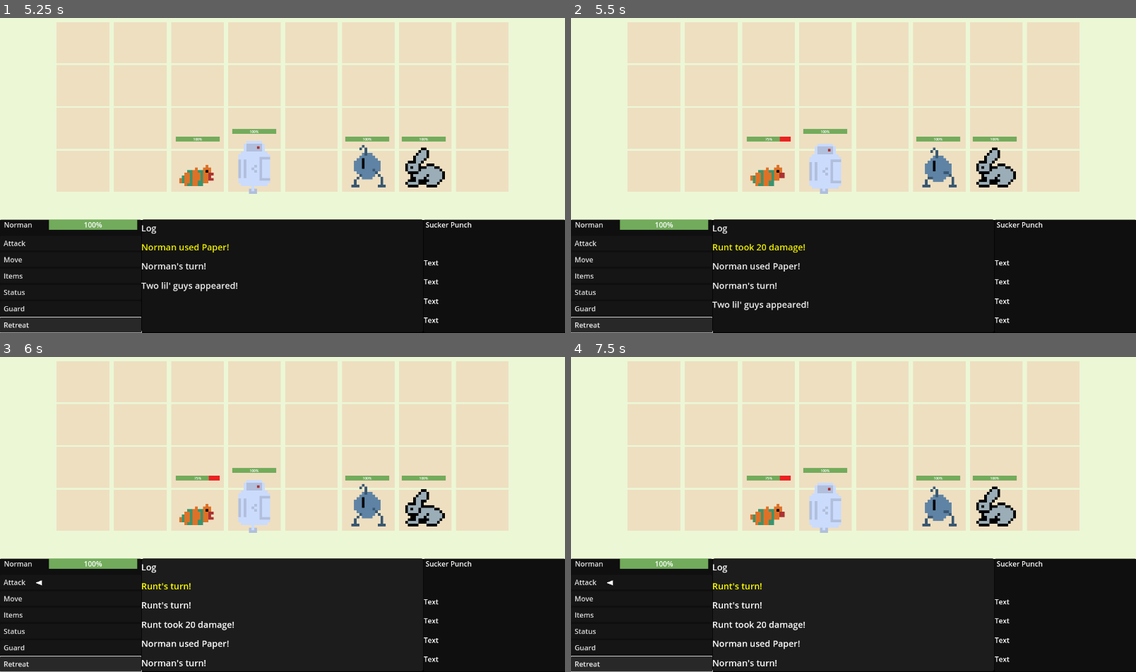
Above: before the commit, frames 1-4 (two rows, left to right).
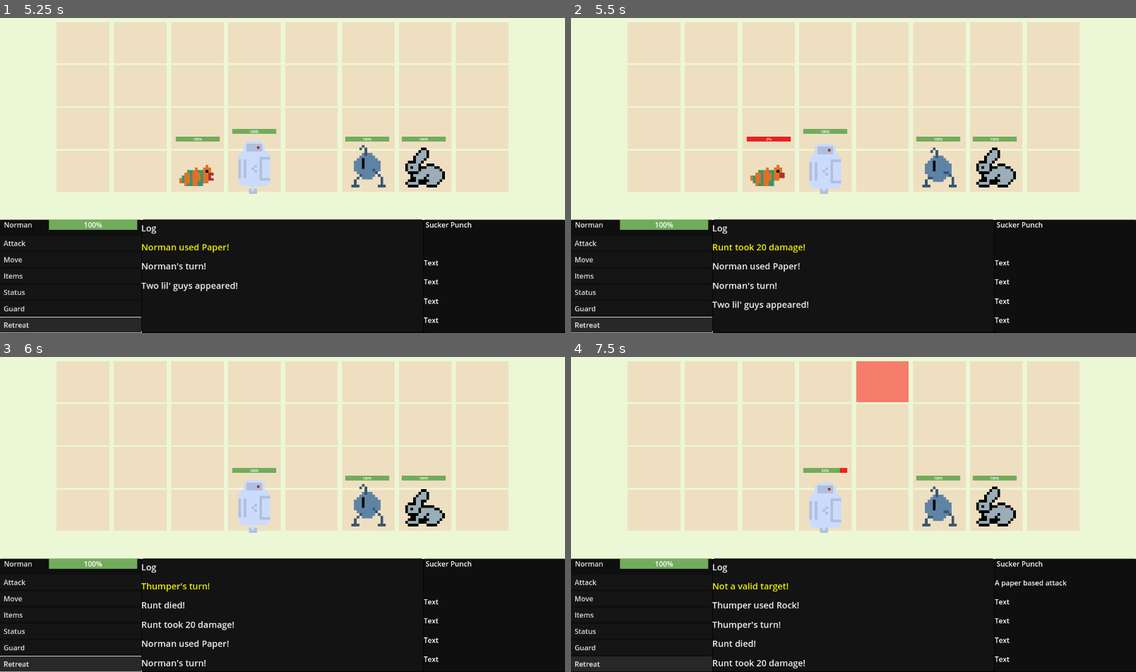
Above: after the commit, the same moments.

Repository: SamShubitz1/WorkingTitle
Game: Godot game, scene res://Scenes/Battle/Battle/battle_scene.tscn
Two runs of this game, one before a commit and one after it. Both use one fixed random seed, a clock stepped at 60 frames per second and the inputs below. This scene is started directly instead of the project's main scene.
Inputs:
- Up to frame 1 (5.25 s): click "Attack" at 0.5 s; click "Move" at 1.25 s; click "Items" at 2 s; click "Status" at 2.75 s; click "Guard" at 3.5 s; click "Retreat" at 4.25 s; tap Enter (ui_accept) at 5, 5.1 s; hold Right (ui_right) from 5.03 s (still down)
- Up to frame 2 (5.5 s): keep holding Right (ui_right); tap Enter (ui_accept) at 5.27 s
- Up to frame 3 (6 s): tap Enter (ui_accept) at 5.57 s; release Right (ui_right) at 5.78 s; hold Q (go_back) from 5.78 s (still down); tap E (navigate_log) at 5.85 s
- Up to frame 4 (7.5 s): tap Enter (ui_accept) at 6.02, 6.05, 6.32, 6.8, 7.35 s; release Q (go_back) at 6.53 s; hold Right (ui_right) 6.53-7.28 s; tap P (testbutton) at 6.6 s; hold S (navigate_forward) from 7.28 s (still down)

Frame 1 is identical in both runs. In frame 2, less than 0.1% of the frame differs, in the area x 31-37%, y 37-40%; in frame 3, 0.6%; in frame 4, 2.9%, in the area x 0-88%, y 1-100%.

Commit message:
seemingly good

Diff:
--- a/Scenes/Battle/Battle/battle_controller.gd
+++ b/Scenes/Battle/Battle/battle_controller.gd
@@ -76,7 +76,6 @@
 			manual_increment = true
 	else:
 		if current_player.alliance == GameData.Alliance.HERO:
-			play_dialog(current_player.char_name + "'s turn!", true)
 			manual_increment = false
 			cursor.enable()
 		elif current_player.alliance == GameData.Alliance.ENEMY:
@@ -147,7 +146,7 @@
 func on_try_retreat() -> void:
 	cursor.disable()
 	add_event({"type": EventType.DIALOG, "text": "Player retreats!", "duration": dialog_duration})
-	var success: bool = current_player.health_bar.value > randi() % 100
+	var success: bool = current_player.health_bar.value > randi() % 50
 	if success:
 		add_event({"type": EventType.DIALOG, "text": "Got away safely!"})
 		add_event({"type": EventType.RETREAT})
@@ -172,7 +171,7 @@
 	add_event({"type": EventType.DIALOG, "text": current_player.char_name + "'s turn!", "duration": dialog_duration})
 	add_event({"type": EventType.DIALOG, "text": current_player.char_name + " used " + enemy_attack.name + "!", "duration": dialog_duration, "publisher": current_player.char_name})
 	add_event({"type": EventType.ATTACK, "target": target, "damage": enemy_attack.damage, "duration": attack_duration, "publisher": current_player.char_name})
-	add_event({"type": EventType.END_TURN, "duration": 0})
+	add_event({"type": EventType.END_TURN, "duration": 0, "publisher": current_player.char_name})
 	increment_event_queue()
 
 func get_enemy_attack() -> Dictionary:
@@ -200,6 +199,9 @@
 		players = players.filter(func(p): return p.char_name != event.target.char_name)
 		event_queue = event_queue.filter(func(e): return !e.has("publisher") || e.publisher != event.target.char_name)
 		turn_queue = turn_queue.filter(func(c): return c.char_name != event.target.char_name)
+		increment_turn_queue()
+		if current_player.alliance == GameData.Alliance.HERO:
+			play_dialog(current_player.char_name + "'s turn!", true)
 		increment_event_queue()
 
 func check_valid_targets(target_cells: Array) -> bool:
@@ -222,7 +224,7 @@
 	var pc = pc_scene.instantiate()
 	var pc_abilities = ["Rock", "Paper", "Scissors"]
 	var pc_items = ["Extra Rock", "Extra Paper", "Sharpener"]
-	pc.init("PC", GameData.Alliance.HERO, pc.get_node("CharSprite"), pc.get_node("CharHealth"), 100, pc_abilities, Vector2i(3, 0), pc_items) # init props will be accessed from somewhere
+	pc.init("PC", GameData.Alliance.HERO, pc.get_node("CharSprite"), pc.get_node("CharHealth"), 120, pc_abilities, Vector2i(3, 0), pc_items) # init props will be accessed from somewhere
 	set_position_by_grid_coords(pc)
 	pc.is_player = true
 	add_child(pc)
@@ -231,7 +233,7 @@
 	var runt = runt_scene.instantiate()
 	var runt_abilities = ["Rock", "Paper", "Scissors"]
 	var runt_items = ["Extra Rock", "Extra Paper", "Sharpener"]
-	runt.init("Runt", GameData.Alliance.HERO, runt.get_node("CharSprite"), runt.get_node("CharHealth"), 80, runt_abilities, Vector2i(2, 0), runt_items) # init props will be accessed from somewhere
+	runt.init("Runt", GameData.Alliance.HERO, runt.get_node("CharSprite"), runt.get_node("CharHealth"), 20, runt_abilities, Vector2i(2, 0), runt_items) # init props will be accessed from somewhere
 	set_position_by_grid_coords(runt)
 	add_child(runt)
 	players.append(runt)
@@ -239,14 +241,14 @@
 
 	var norman = norman_scene.instantiate()
 	var norman_abilities = ["Rock", "Paper", "Scissors"]
-	norman.init("Norman", GameData.Alliance.ENEMY, norman.get_node("CharSprite"), norman.get_node("CharHealth"), 80, norman_abilities, Vector2i(5, 0)) # init props will be accessed from somewhere
+	norman.init("Norman", GameData.Alliance.ENEMY, norman.get_node("CharSprite"), norman.get_node("CharHealth"), 20, norman_abilities, Vector2i(5, 0)) # init props will be accessed from somewhere
 	set_position_by_grid_coords(norman)
 	add_child(norman)
 	players.append(norman)
 
 	var thumper = thumper_scene.instantiate()
 	var thumper_abilities = ["Rock", "Paper", "Scissors"]
-	thumper.init("Thumper", GameData.Alliance.ENEMY, thumper.get_node("CharSprite"), thumper.get_node("CharHealth"), 100, thumper_abilities, Vector2i(6, 0)) # init props will be accessed from somewhere
+	thumper.init("Thumper", GameData.Alliance.ENEMY, thumper.get_node("CharSprite"), thumper.get_node("CharHealth"), 20, thumper_abilities, Vector2i(6, 0)) # init props will be accessed from somewhere
 	set_position_by_grid_coords(thumper)
 	add_child(thumper)
 	thumper.flip_sprite()
@@ -288,6 +290,4 @@
 	current_player = next_player
 
 func handle_end_turn() -> void:
-	print("before increment turn in handle end turn: ", current_player.char_name)
 	increment_turn_queue()
-	print("before increment turn in handle end turn: ", current_player.char_name)
